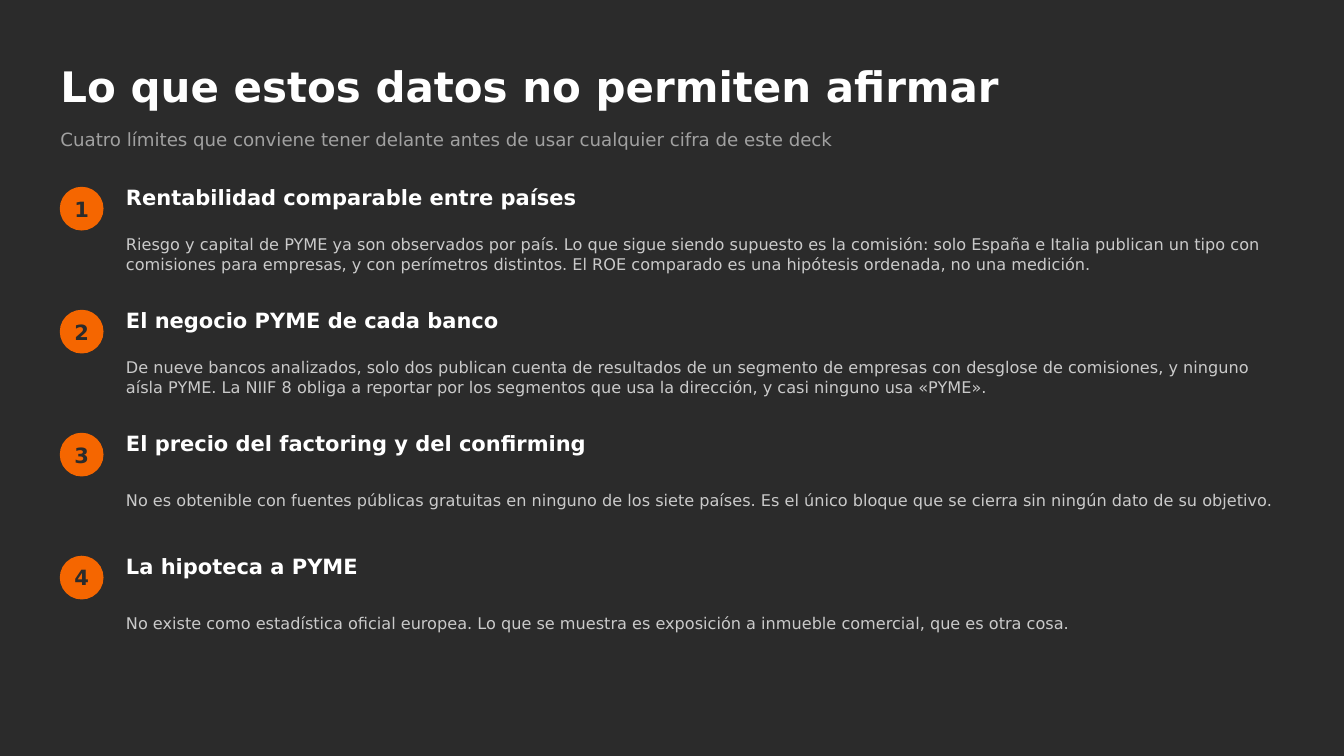
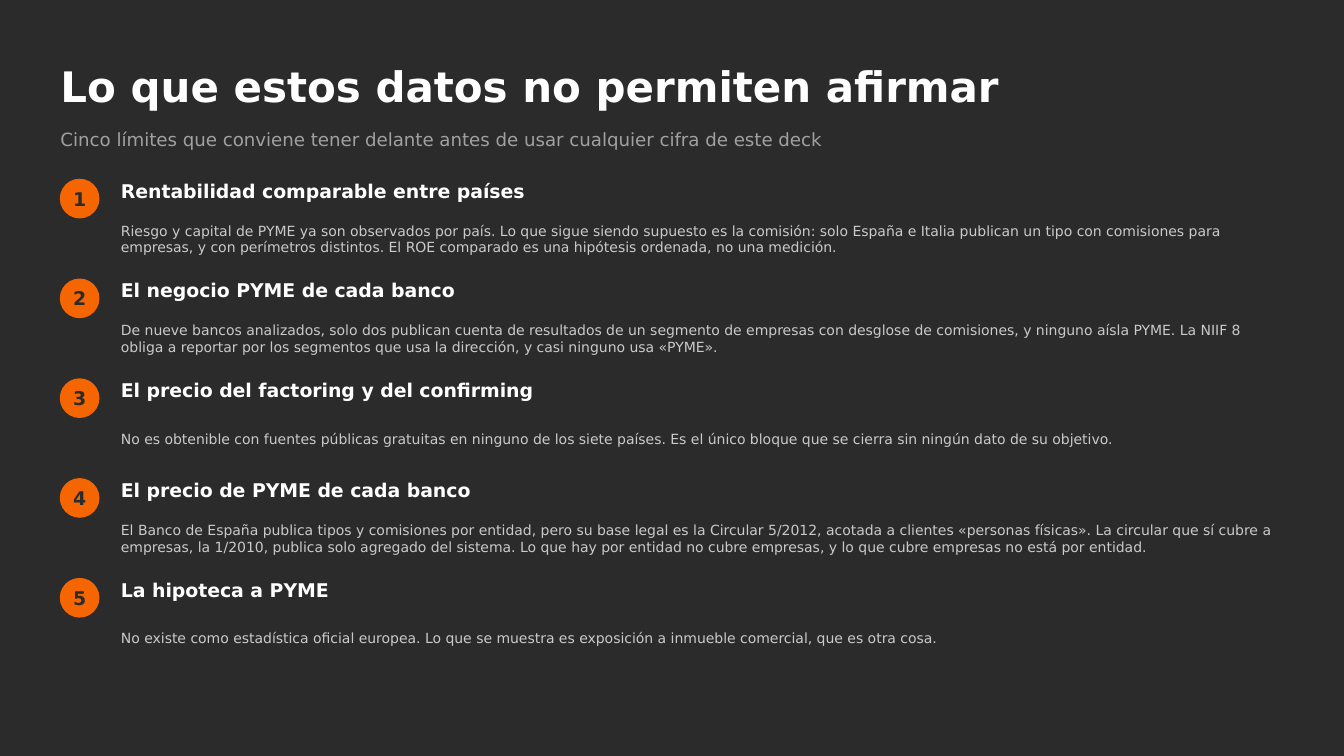
Before and after one commit to agomez2812-lang/sturdy-barnacle, a slide deck: slide 28 of pres/rentabilidad_pyme.pptx. Drawn at 1344x756 pixels with LibreOffice and Linux fonts; fonts in the diff are those of the drawing. Boxes give left, top, right and bottom in pixels: in the first picture for what was removed or moved away, otherwise in the second. Text is boxed around its words. In the diff, an @@ line names an element or a change of style, - is before the commit and + after.

```diff
--- a/pres/rentabilidad_pyme.pptx
+++ b/pres/rentabilidad_pyme.pptx
@@ text at box(60, 131, 821, 150): text changed @@
-Cuatro límites que conviene tener delante antes de usar cualquier cifra de este deck
+Cinco límites que conviene tener delante antes de usar cualquier cifra de este deck
@@ text "1": place and size @@
-text "1" at box(74, 201, 89, 217)
+text "1" at box(73, 192, 86, 206)
@@ ellipse: place and size @@
-ellipse at box(60, 188, 103, 230)
+ellipse at box(60, 179, 99, 218)
@@ text "Riesgo y capital de PYME ...": place and size @@
-text "Riesgo y capital de PYME ..." at box(126, 237, 1259, 274)
+text "Riesgo y capital de PYME ..." at box(121, 225, 1221, 255)
@@ text "2": place and size @@
-text "2" at box(74, 324, 89, 340)
+text "2" at box(73, 291, 86, 305)
@@ ellipse: place and size @@
-ellipse at box(60, 311, 103, 353)
+ellipse at box(60, 279, 99, 318)
@@ text "El negocio PYME de cada ...": place and size @@
-text "El negocio PYME de cada ..." at box(126, 312, 498, 333)
+text "El negocio PYME de cada ..." at box(121, 282, 455, 301)
@@ text "De nueve bancos analizados, solo ...": place and size @@
-text "De nueve bancos analizados, solo ..." at box(126, 361, 1248, 397)
+text "De nueve bancos analizados, solo ..." at box(121, 324, 1241, 355)
@@ text "3": place and size @@
-text "3" at box(74, 447, 89, 464)
+text "3" at box(73, 391, 86, 406)
@@ ellipse: place and size @@
-ellipse at box(60, 434, 103, 476)
+ellipse at box(60, 379, 99, 417)
@@ text "El precio del factoring y ...": place and size @@
-text "El precio del factoring y ..." at box(126, 435, 586, 456)
+text "El precio del factoring y ..." at box(121, 382, 533, 401)
@@ text "No es obtenible con fuentes ...": place and size @@
-text "No es obtenible con fuentes ..." at box(126, 493, 1272, 510)
+text "No es obtenible con fuentes ..." at box(121, 433, 1112, 447)
@@ text "4": place and size @@
-text "4" at box(74, 569, 89, 585)
+text "4" at box(73, 491, 86, 505)
@@ ellipse: place and size @@
-ellipse at box(60, 557, 103, 599)
+ellipse at box(60, 479, 99, 517)
@@ text added at box(121, 482, 471, 501), 13.5 pt, text #FFFFFF, bold @@
+El precio de PYME de cada banco
@@ text added at box(121, 524, 1272, 555), 10 pt, text #CACACA @@
+El Banco de España publica tipos y comisiones por entidad, pero su base legal es la Circular 5/2012, acotada a clientes «personas físicas». La circular que sí cubre a empresas, la 1/2010, publica solo agregado del sistema. Lo que hay por entidad no cubre empresas, y lo que cubre empresas no está por entidad.
@@ ellipse added at box(60, 579, 99, 617), fill #F56600, outline #F56600 1 pt @@
@@ text added at box(73, 591, 86, 606), 13.5 pt, text #2B2B2B, bold @@
+5
@@ size 15 to 13.5 pt in 8 elements at box(121, 183, 525, 202), box(73, 192, 86, 206), box(121, 282, 455, 301), box(73, 291, 86, 305), box(121, 382, 533, 401), box(73, 391, 86, 406), box(73, 491, 86, 505), box(121, 582, 329, 601) @@
@@ text "La hipoteca a PYME": place and size @@
-text "La hipoteca a PYME" at box(126, 558, 358, 579)
+text "La hipoteca a PYME" at box(121, 582, 329, 601)
@@ size 11.5 to 10 pt in 4 elements at box(121, 225, 1221, 255), box(121, 324, 1241, 355), box(121, 433, 1112, 447), box(121, 632, 936, 646) @@
@@ text "No existe como estadística oficial ...": place and size @@
-text "No existe como estadística oficial ..." at box(126, 616, 1069, 633)
+text "No existe como estadística oficial ..." at box(121, 632, 936, 646)
```
Also in this commit, not shown: 2 other files.
